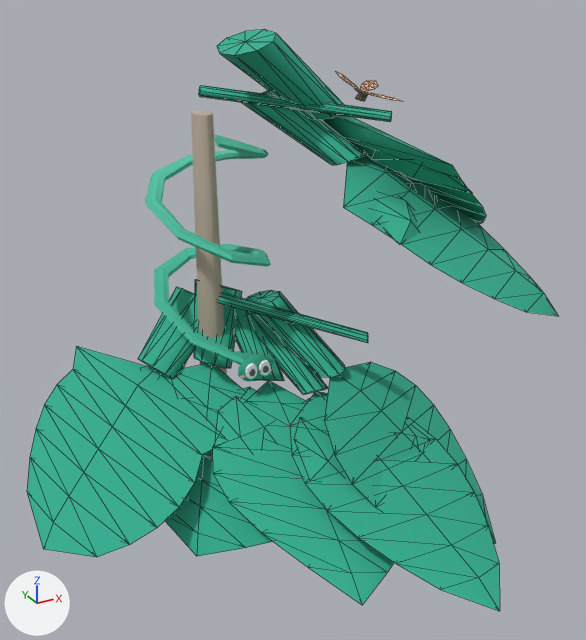
Renders of the glTF model web-forest/public/model/species/hoya-carnosa.glb from each side of a commit.
The view is the same before and after, from a 50 mm camera at (-0.727, -1.487, 1.228) aimed at (0.068, -0.042, 0.505). The axes (+X, +Y, +Z) are drawn at lower left. The lights are the same throughout. The picture after the commit comes second. Mesh edges are drawn as thin lines on the coarser meshes. Where no turn or scale is listed for an object, it has been applied to the vertices. Vertices at exactly the same position are counted once.

The first picture shows 'climber', 'p0', 'p1', 'p2', 'p3', 'p4', 'p6', 'p7'.
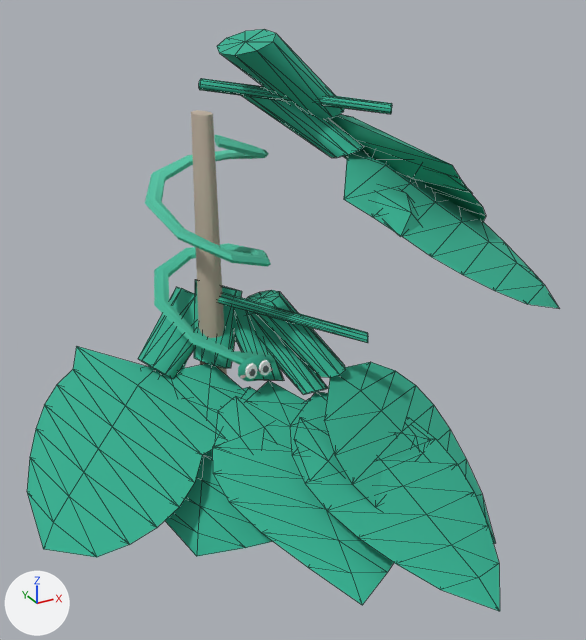
Where the change shows, as pixel boxes (x1, y1, x2, y2) in the pictures (586 x 640 px):
'p6', reshaped, moved: before (199, 71, 558, 316); after (199, 78, 560, 309)
part 1 of me_mesh_6, deleted: before (335, 71, 401, 101)
part 2 of me_mesh_6, deleted: before (355, 91, 368, 101)

The change, as a list of edits to the scene's bpy script:
```text
Change me_mesh_6:
    used by ob_p6; location = (0.039, 0.357, 0.951)
    remove me_mesh_6.from_pydata(...)  # 165 vertices, 300 faces; spans x -0.014..0.406, y -0.865..0.024, z -0.325..0.05
    add me_mesh_6.from_pydata(...)  # 92 vertices, 168 faces; spans x -0.014..0.406, y -0.865..0.024, z -0.325..0.02
    me_mesh_6 part 1: the loose piece of 53 vertices spanning x 0.219..0.341, y -0.387..-0.196, z 0.004..0.05 is deleted
    me_mesh_6 part 2: the loose piece of 20 vertices spanning x 0.265..0.284, y -0.294..-0.252, z -0.006..0.014 is deleted
Change ob_p6:
    ob_p6.location: (0.039, 0.357, 0.951) -> (0.039, 0.357, 0.967)
```
